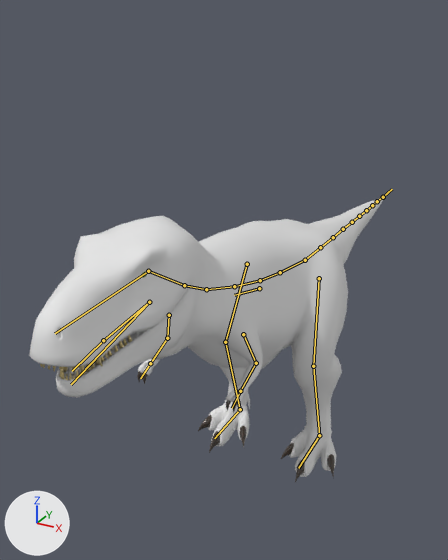
Before and after pictures for a commit that changed the Blender file Assets/Recursos/Personagens/tiranosauro rex/tiranosauro rex.blend.
Before and after are seen from a 50 mm camera at (51.1, -112.9, 101.6) aimed at (-14.8, 6.9, 41.7). Every picture has the same lights, and +X, +Y and +Z are marked at lower left. The bones that bend it are drawn over the model as lines.

In view in the first picture: 'BocaBaixo', 'Dentes', 'Labio', 'Lingua', 'Olhos', 'Pele', 'Unhas'.
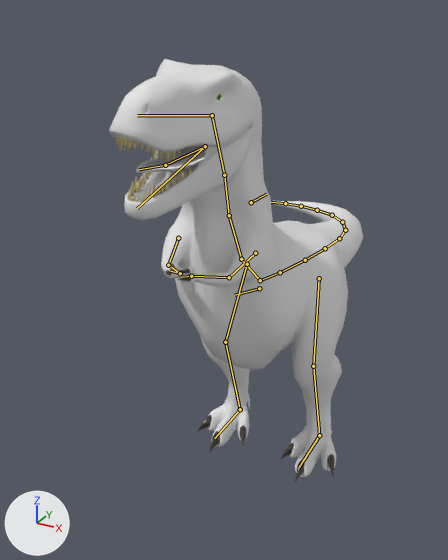
The newer file adds an action. The first version stands in its rest pose; the second is drawn at frame 31 of the action 'Idle3'.

Edits to the scene script, one JSON object a line:
```json
{"block": "bone_coluna2", "where": "bone_coluna2 = bpy.data.objects['ArmatureColuna'].pose.bones['Coluna2']  # child of 'Coluna1'"}
{"op": "set", "path": "bone_coluna2.rotation_euler", "old": "(0.0, 0.0, 0.0)", "new": "(-0.471, 0.0, 0.0)", "note": "degrees (0, 0, 0) -> degrees (-27, 0, 0)"}
{"block": "bone_coluna3", "where": "bone_coluna3 = bpy.data.objects['ArmatureColuna'].pose.bones['Coluna3']  # child of 'Coluna2'"}
{"op": "set", "path": "bone_coluna3.rotation_euler", "old": "(0.0, 0.0, 0.0)", "new": "(-0.314, 0.0, 0.0)", "note": "degrees (0, 0, 0) -> degrees (-18, 0, 0)"}
{"block": "bone_coluna4", "where": "bone_coluna4 = bpy.data.objects['ArmatureColuna'].pose.bones['Coluna4']  # child of 'Coluna3'"}
{"op": "set", "path": "bone_coluna4.rotation_euler", "old": "(0.0, 0.0, 0.0)", "new": "(-0.122, 0.0, 0.0)", "note": "degrees (0, 0, 0) -> degrees (-7, 0, 0)"}
{"block": "bone_pescoco", "where": "bone_pescoco = bpy.data.objects['ArmatureColuna'].pose.bones['Pescoco']  # child of 'Coluna4'"}
{"op": "set", "path": "bone_pescoco.rotation_euler", "old": "(0.0, 0.0, 0.0)", "new": "(0.279, 0.0, 0.0)", "note": "degrees (0, 0, 0) -> degrees (16, 0, 0)"}
{"block": "bone_cabeca", "where": "bone_cabeca = bpy.data.objects['ArmatureColuna'].pose.bones['Cabeca']  # child of 'Pescoco'"}
{"op": "set", "path": "bone_cabeca.rotation_euler", "old": "(0.0, 0.0, 0.0)", "new": "(-0.436, -0.14, 0.0)", "note": "degrees (0, 0, 0) -> degrees (-25, -8, 0)"}
{"block": "bone_mandibula", "where": "bone_mandibula = bpy.data.objects['ArmatureColuna'].pose.bones['Mandibula']  # child of 'Cabeca'"}
{"op": "set", "path": "bone_mandibula.rotation_euler", "old": "(0.0, 0.0, 0.0)", "new": "(0.279, 0.0, 0.0)", "note": "degrees (0, 0, 0) -> degrees (16, 0, 0)"}
{"block": "bone_lingua1", "where": "bone_lingua1 = bpy.data.objects['ArmatureColuna'].pose.bones['Lingua1']  # child of 'Cabeca'"}
{"op": "set", "path": "bone_lingua1.rotation_euler", "old": "(0.0, 0.0, 0.0)", "new": "(-0.14, 0.0, 0.0)", "note": "degrees (0, 0, 0) -> degrees (-8, 0, 0)"}
{"block": "bone_lingua2", "where": "bone_lingua2 = bpy.data.objects['ArmatureColuna'].pose.bones['Lingua2']  # child of 'Lingua1'"}
{"op": "set", "path": "bone_lingua2.rotation_euler", "old": "(0.0, 0.0, 0.0)", "new": "(0.262, 0.0, 0.0)", "note": "degrees (0, 0, 0) -> degrees (15, 0, 0)"}
{"block": "bone_bracol", "where": "bone_bracol = bpy.data.objects['ArmatureColuna'].pose.bones['BracoL']  # child of 'Coluna3'"}
{"op": "set", "path": "bone_bracol.rotation_euler", "old": "(0.0, 0.0, 0.0)", "new": "(-0.75, 0.157, 0.524)", "note": "degrees (0, 0, 0) -> degrees (-43, 9, 30)"}
{"block": "bone_antebracol", "where": "bone_antebracol = bpy.data.objects['ArmatureColuna'].pose.bones['AntebracoL']  # child of 'BracoL'"}
{"op": "set", "path": "bone_antebracol.rotation_euler", "old": "(0.0, 0.0, 0.0)", "new": "(-0.785, -0.0175, -0.157)", "note": "degrees (0, 0, 0) -> degrees (-45, -1, -9)"}
{"block": "bone_maol", "where": "bone_maol = bpy.data.objects['ArmatureColuna'].pose.bones['MaoL']  # child of 'AntebracoL'"}
{"op": "set", "path": "bone_maol.rotation_euler", "old": "(0.0, 0.0, 0.0)", "new": "(1.292, -0.559, 1.187)", "note": "degrees (0, 0, 0) -> degrees (74, -32, 68)"}
{"block": "bone_bracor", "where": "bone_bracor = bpy.data.objects['ArmatureColuna'].pose.bones['BracoR']  # child of 'Coluna3'"}
{"op": "set", "path": "bone_bracor.rotation_euler", "old": "(0.0, 0.0, 0.0)", "new": "(-0.716, -0.122, -0.419)", "note": "degrees (0, 0, 0) -> degrees (-41, -7, -24)"}
{"block": "bone_antebracor", "where": "bone_antebracor = bpy.data.objects['ArmatureColuna'].pose.bones['AntebracoR']  # child of 'BracoR'"}
{"op": "set", "path": "bone_antebracor.rotation_euler", "old": "(0.0, 0.0, 0.0)", "new": "(-0.803, 0.0349, 0.314)", "note": "degrees (0, 0, 0) -> degrees (-46, 2, 18)"}
{"block": "bone_maor", "where": "bone_maor = bpy.data.objects['ArmatureColuna'].pose.bones['MaoR']  # child of 'AntebracoR'"}
{"op": "set", "path": "bone_maor.rotation_euler", "old": "(0.0, 0.0, 0.0)", "new": "(1.187, 0.541, -0.96)", "note": "degrees (0, 0, 0) -> degrees (68, 31, -55)"}
{"block": "bone_target", "where": "bone_target = bpy.data.objects['ArmatureColuna'].pose.bones['TARGET']"}
{"op": "set", "path": "bone_target.location", "old": "(0.0, 0.0, 0.0)", "new": "(-36.5, -27.6, 0.0)"}
```

Where the change shows, as pixel boxes [x1, y1, x2, y2] in the pictures (448 x 560 px):
```json
{"object": "Pele", "change": "posed", "before": [29, 198, 383, 477], "after": [109, 59, 363, 477], "on screen": "28% narrower, 50% taller"}
{"object": "Dentes", "change": "posed", "before": [40, 335, 132, 380], "after": [116, 136, 191, 203]}
{"object": "Lingua", "change": "posed", "before": [70, 333, 135, 375], "after": [136, 145, 205, 173]}
{"object": "Unhas", "change": "posed", "before": [137, 371, 335, 483], "after": [166, 263, 335, 483], "on screen": "15% narrower, 96% taller"}
{"object": "BocaBaixo", "change": "posed", "before": [64, 332, 137, 380], "after": [132, 171, 188, 202]}
{"object": "Labio", "change": "posed", "before": [135, 294, 184, 338], "after": [157, 128, 248, 167]}
{"object": "Olhos", "change": "posed", "before": [140, 271, 148, 278], "after": [215, 93, 223, 100]}
{"object": "BocaCima", "change": "posed", "after": [115, 134, 156, 150], "on screen": "not visible before"}
{"bone": "Coluna2", "before": "(260, 280) to (234, 286)", "after": "(260, 280) to (241, 259)"}
{"bone": "Coluna3", "before": "(234, 286) to (206, 289)", "after": "(241, 259) to (229, 215)"}
{"bone": "Coluna4", "before": "(206, 289) to (184, 285)", "after": "(229, 215) to (224, 175)"}
{"bone": "Pescoco", "before": "(184, 285) to (148, 271)", "after": "(224, 175) to (212, 115)"}
{"bone": "Cabeca", "before": "(148, 271) to (55, 333)", "after": "(212, 115) to (137, 115)"}
{"bone": "Mandibula", "before": "(149, 302) to (71, 384)", "after": "(205, 146) to (137, 208)"}
{"bone": "Lingua1", "before": "(149, 302) to (103, 340)", "after": "(205, 146) to (165, 165)"}
{"bone": "Lingua2", "before": "(103, 340) to (72, 371)", "after": "(165, 165) to (139, 169)"}
{"bone": "BracoL", "before": "(243, 334) to (256, 363)", "after": "(255, 253) to (229, 277)"}
{"bone": "AntebracoL", "before": "(256, 363) to (240, 391)", "after": "(229, 277) to (191, 276)"}
{"bone": "MaoL", "before": "(240, 391) to (232, 408)", "after": "(191, 276) to (182, 277)"}
{"bone": "BracoR", "before": "(169, 315) to (167, 338)", "after": "(178, 238) to (168, 265)"}
{"bone": "AntebracoR", "before": "(167, 338) to (150, 363)", "after": "(168, 265) to (180, 273)"}
{"bone": "MaoR", "before": "(150, 363) to (140, 378)", "after": "(180, 273) to (169, 270)"}
{"bone": "TARGET", "before": "(383, 197) to (392, 189)", "after": "(251, 202) to (266, 194)"}
```
